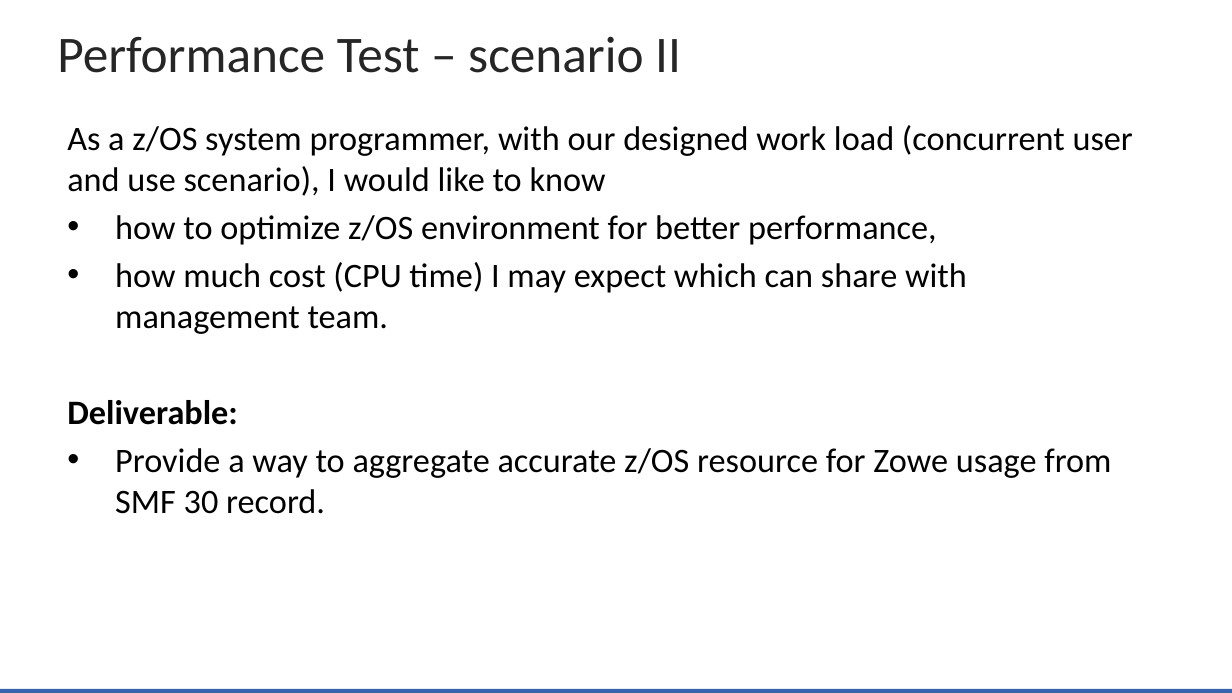
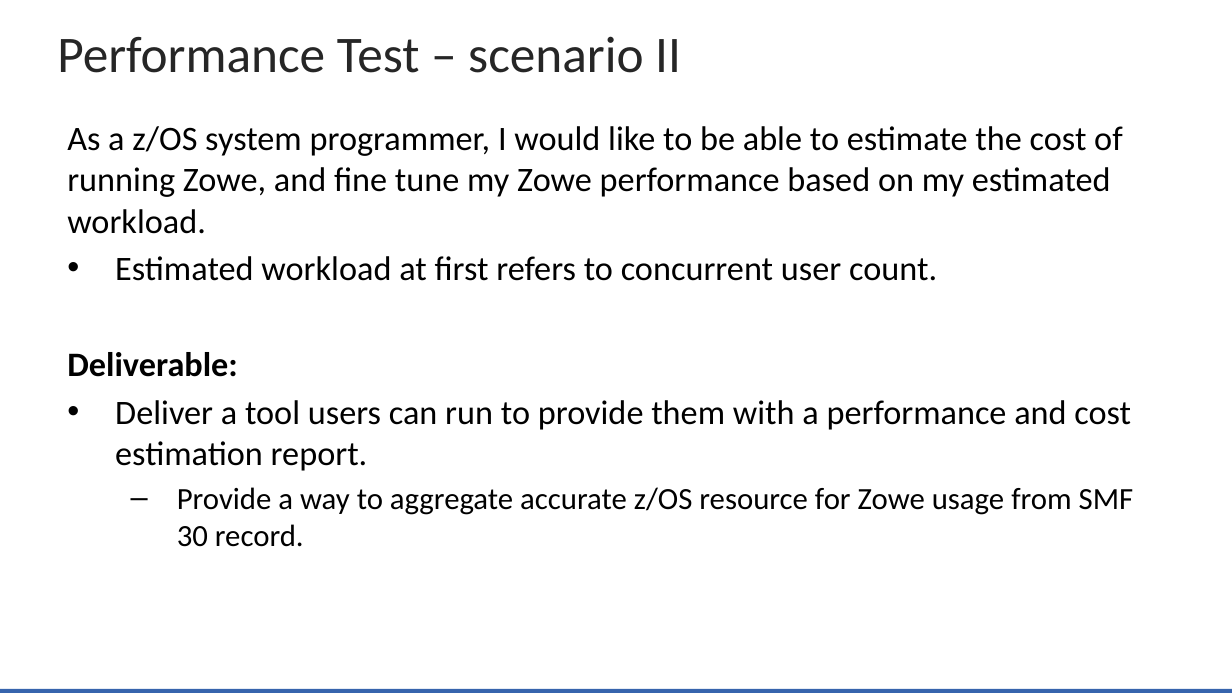
Before and after one commit to zowe/community, a slide deck: slide 28 of Project Management/20PI3 Planning/Zowe Community Squad Focus for 20PI3.pptx. Drawn at 1232x693 pixels with LibreOffice and Linux fonts; fonts in the diff are those of the drawing; background and template pictures are left out. Boxes give left, top, right and bottom in pixels: in the first picture for what was removed or moved away, otherwise in the second. Text is boxed around its words. In the diff, an @@ line names an element or a change of style, - is before the commit and + after.

Commit message:
update performance test case 2

```diff
--- a/Project Management/20PI3 Planning/Zowe Community Squad Focus for 20PI3.pptx
+++ b/Project Management/20PI3 Planning/Zowe Community Squad Focus for 20PI3.pptx
@@ text at bbox=[67, 126, 1122, 281]: text changed @@
-As a z/OS system programmer, with our designed work load (concurrent user and use scenario), I would like to know
-• how to optimize z/OS environment for better performance,
-• how much cost (CPU time) I may expect which can share with management team.
+As a z/OS system programmer, I would like to be able to estimate the cost of running Zowe, and fine tune my Zowe performance based on my estimated workload.
+• Estimated workload at first refers to concurrent user count.
@@ text at bbox=[115, 400, 1131, 471]: paragraph added @@
+• Deliver a tool users can run to provide them with a performance and cost estimation report.
@@ text at bbox=[177, 487, 1134, 547]: size 20 to 18 pt in "Provide a way to aggregate accurate z/OS ..."; bullet • to –; list level 1 to 2 in "Provide a way to aggregate ..." @@
```
